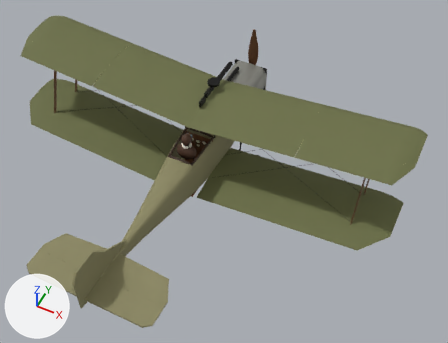
A saved change to the glTF model public/models/se5a.glb.
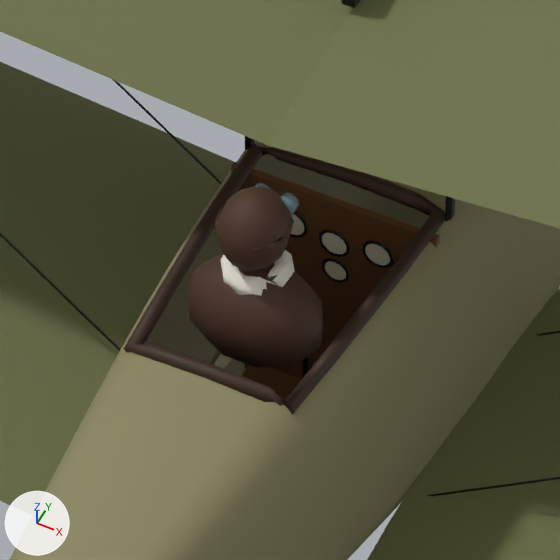
Each version appears first whole from a camera (50 mm lens) standing at (4.32, -8.0, 9.06) and looking at (0.71, -0.77, 0.03), and next in a close-up on the part from 33% to 51% of the width and 31% to 54% of the height. Lighting does not change. The marker at lower left points along +X, +Y and +Z. The first two pictures are the older version. Where no turn or scale is listed for an object, it has been applied to the vertices. Vertices at exactly the same position are counted once.

The older version as bpy lines, for what is in view:
```python
ob_gauge_alt = bpy.data.objects.new('Gauge_Alt', me_gauge_alt)
ob_gauge_alt.location = (0.0, -0.502, 0.291)
ob_gauge_compass = bpy.data.objects.new('Gauge_Compass', me_gauge_compass)
ob_gauge_compass.location = (0.0, -0.502, 0.181)
ob_gauge_rpm = bpy.data.objects.new('Gauge_RPM', me_gauge_rpm)
ob_gauge_rpm.location = (-0.14, -0.502, 0.311)
ob_gauge_speed = bpy.data.objects.new('Gauge_Speed', me_gauge_speed)
ob_gauge_speed.location = (0.14, -0.502, 0.311)
ob_pilot_figure = bpy.data.objects.new('Pilot_Figure', me_pilot_figure)
ob_pilot_figure.location = (0.0, 0.0, 0.0)
ob_wing_lower_l = bpy.data.objects.new('Wing_Lower_L', me_wing_lower_l)
ob_wing_lower_l.location = (0.0, 0.0, 0.0)
# also in view: 'CockpitInterior' at (0.0, -0.79, 0.03); 'Coaming' at (0.0, -0.81, 0.45); 'Fuselage' at (0.0, -1.0, 0.0); 'Wing_Upper_R' at (2.03, -0.08, 1.2); 'Wing_Upper_L' at (-2.03, -0.08, 1.2)
```
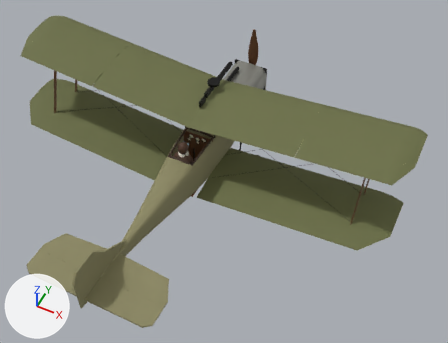
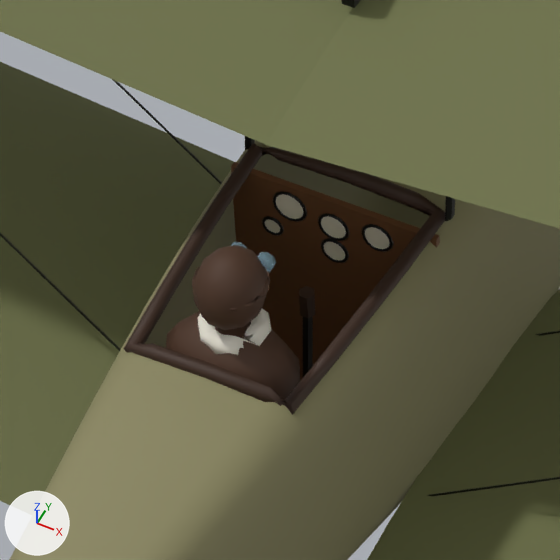
Boxes (x1, y1, x2, y2) around the edits, measured in the close-ups (560 x 560 px):
'Pilot_Figure', moved
    before: (188, 183, 323, 367)
    after: (166, 242, 300, 400)
'Gauge_Speed', moved
    before: (365, 244, 390, 265)
    after: (365, 227, 390, 249)
'Gauge_Alt', moved
    before: (322, 233, 346, 254)
    after: (321, 217, 346, 238)
'Gauge_RPM', moved
    before: (291, 214, 304, 235)
    after: (276, 194, 303, 219)
'Gauge_Compass', moved
    before: (325, 261, 346, 280)
    after: (324, 242, 345, 260)

Diff of the bpy script that builds the scene:
```diff
--- a/public/models/se5a.glb.py
+++ b/public/models/se5a.glb.py
@@ me_pilot_figure @@
 # used by ob_pilot_figure; location = (0.0, 0.0, 0.0)
-me_pilot_figure.from_pydata(...)  # 304 vertices, 588 faces; spans x -0.205..0.205, y -1.079..-0.799, z 0.267..0.857
+me_pilot_figure.from_pydata(...)  # 304 vertices, 588 faces; spans x -0.205..0.205, y -1.219..-0.939, z 0.167..0.757
+# me_pilot_figure part 1: the whole mesh is moved by (0.0, -0.14, -0.1)
 me_pilot_figure.materials.append(mat_pilot)
@@ ob_gauge_alt @@
 ob_gauge_alt = bpy.data.objects.new('Gauge_Alt', me_gauge_alt)
-ob_gauge_alt.location = (0.0, -0.502, 0.291)
+ob_gauge_alt.location = (0.0, -0.502, 0.356)
@@ ob_gauge_compass @@
 ob_gauge_compass = bpy.data.objects.new('Gauge_Compass', me_gauge_compass)
-ob_gauge_compass.location = (0.0, -0.502, 0.181)
+ob_gauge_compass.location = (0.0, -0.502, 0.261)
@@ ob_gauge_rpm @@
 ob_gauge_rpm = bpy.data.objects.new('Gauge_RPM', me_gauge_rpm)
-ob_gauge_rpm.location = (-0.14, -0.502, 0.311)
+ob_gauge_rpm.location = (-0.14, -0.502, 0.376)
@@ ob_gauge_speed @@
 ob_gauge_speed = bpy.data.objects.new('Gauge_Speed', me_gauge_speed)
-ob_gauge_speed.location = (0.14, -0.502, 0.311)
+ob_gauge_speed.location = (0.14, -0.502, 0.376)
```
